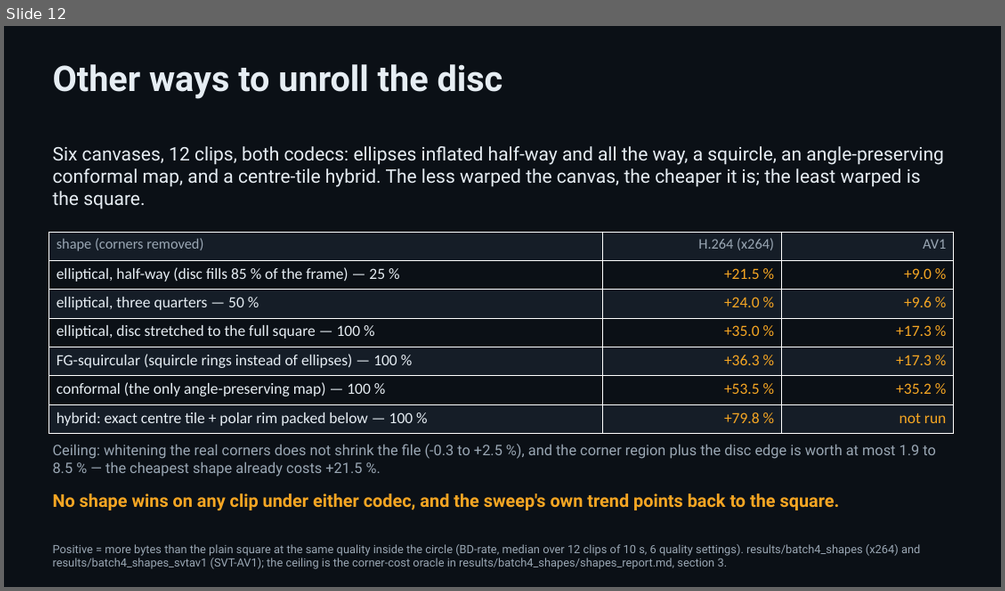
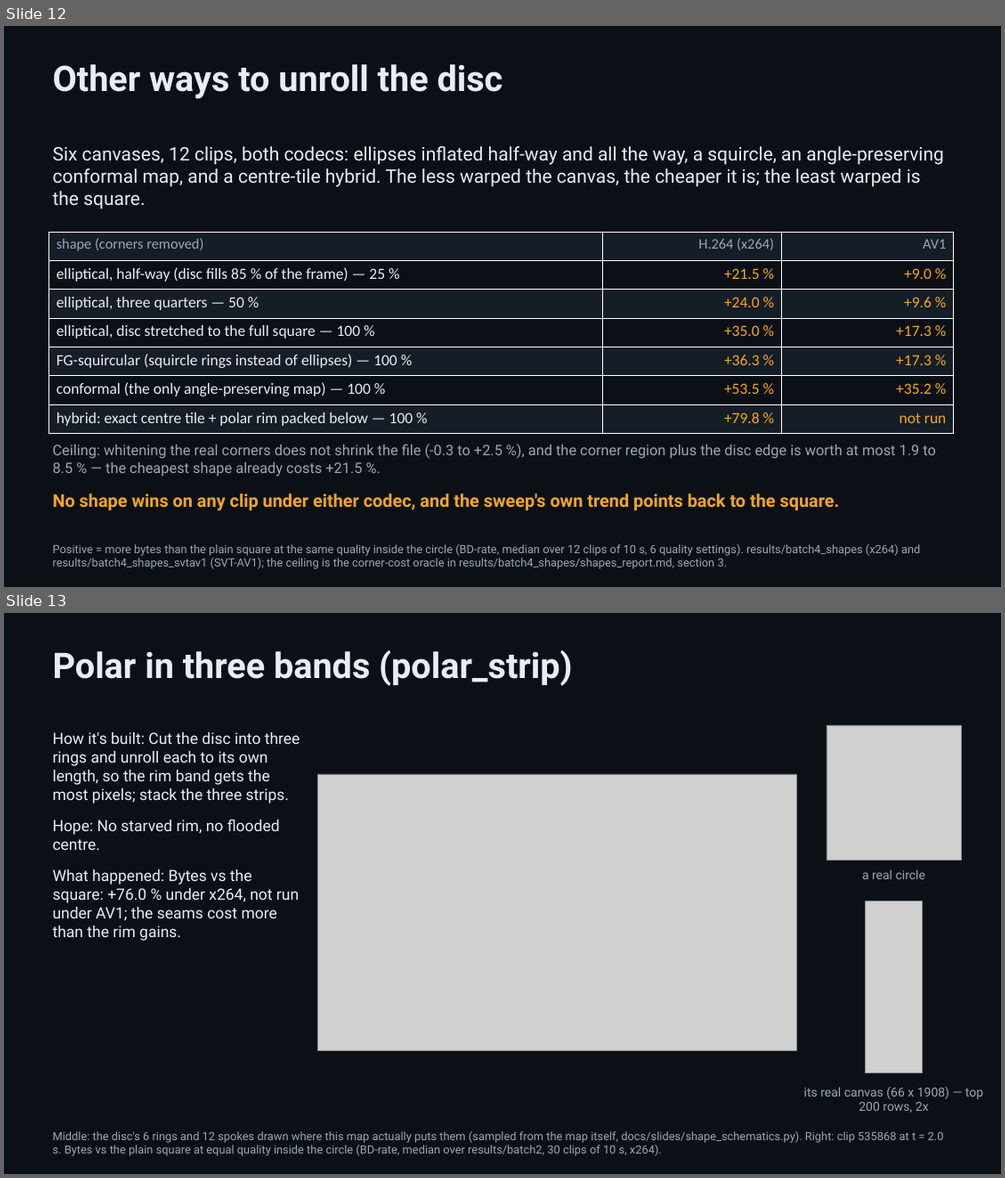
Before and after one commit to padington/polar-codec-site, a slide deck: slides/polar-codec.pptx. Shown one above the other, each under a label of ours: slide 12 before the commit, slides 12 and 13 after it. The pictures are 1005x591 and 1005x1178 pixels, drawn with LibreOffice and Linux fonts; fonts in the diff are those of the drawing; grey boxes stand for pictures. Boxes give left, top, right and bottom in pixels: in the first picture for what was removed or moved away, otherwise in the second. Text is boxed around its words. In the diff, an @@ line names an element or a change of style, - is before the commit and + after.

Commit message:
Deck: one explanatory slide per canvas shape (slides 13-20)
Rebuilt from the private repo. The contact-sheet slide is gone; the deck now
has 31 slides, one per canvas shape on slide 4's template, with schematics
generated from the maps themselves. The two contact sheets stay on the
results page as overview sheets and are linked from the deck's appendix.

```diff
--- a/slides/polar-codec.pptx
+++ b/slides/polar-codec.pptx
@@ slide 13 added at box(4, 613, 1001, 1174), background #0B1016 @@
@@ text added at box(53, 650, 572, 686), 34 pt, text #E6EDF3, bold @@
+Polar in three bands (polar_strip)
@@ text added at box(53, 732, 300, 941), 15 pt, text #E6EDF3 @@
+How it's built: Cut the disc into three rings and unroll each to its own length, so the rim band gets the most pixels; stack the three strips.
+Hope: No starved rim, no flooded centre.
+What happened: Bytes vs the square: +76.0 % under x264, not run under AV1; the seams cost more than the rim gains.
@@ picture added at box(826, 725, 961, 860) @@
@@ picture added at box(318, 774, 797, 1050) @@
@@ text added at box(862, 869, 925, 879), 12 pt, text #9AA7B4 @@
+a real circle
@@ picture added at box(866, 900, 922, 1073) @@
@@ text added at box(804, 1086, 983, 1112), 12 pt, text #9AA7B4 @@
+its real canvas (66 x 1908) — top 200 rows, 2x
@@ text added at box(53, 1131, 944, 1156), 11 pt, text #9AA7B4 @@
+Middle: the disc's 6 rings and 12 spokes drawn where this map actually puts them (sampled from the map itself, docs/slides/shape_schematics.py). Right: clip 535868 at t = 2.0 s. Bytes vs the plain square at equal quality inside the circle (BD-rate, median over results/batch2, 30 clips of 10 s, x264).
```
Also in this commit, not shown: 1 slide changed, 7 other slides added, 2 slides removed, 25 other files.
